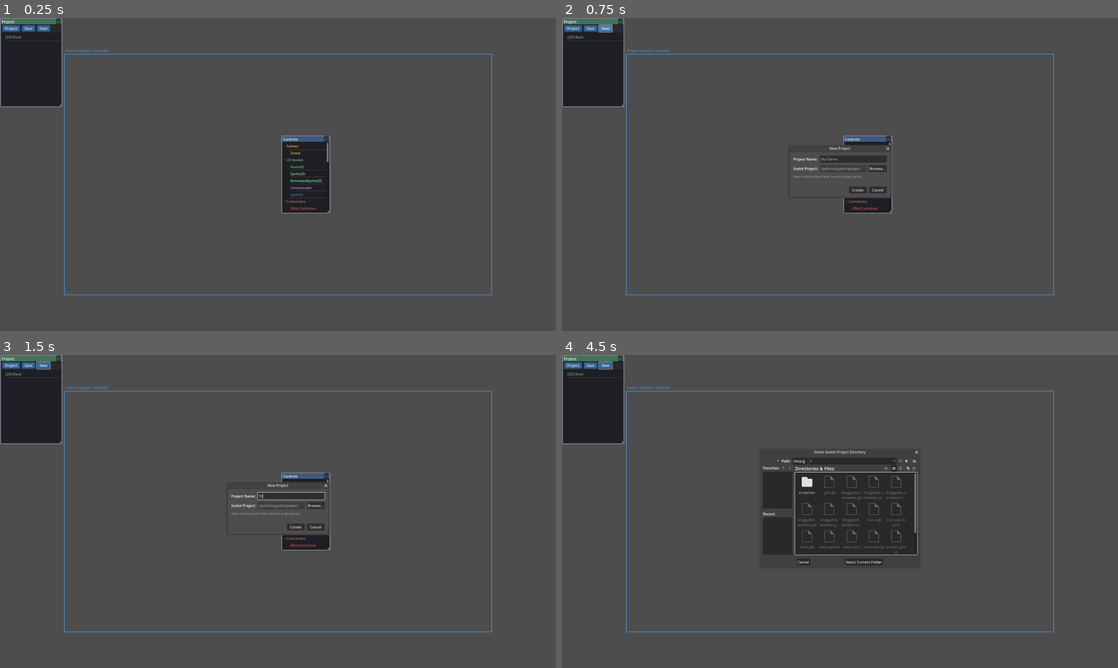
Above: before the commit, frames 1-4 (two rows, left to right).
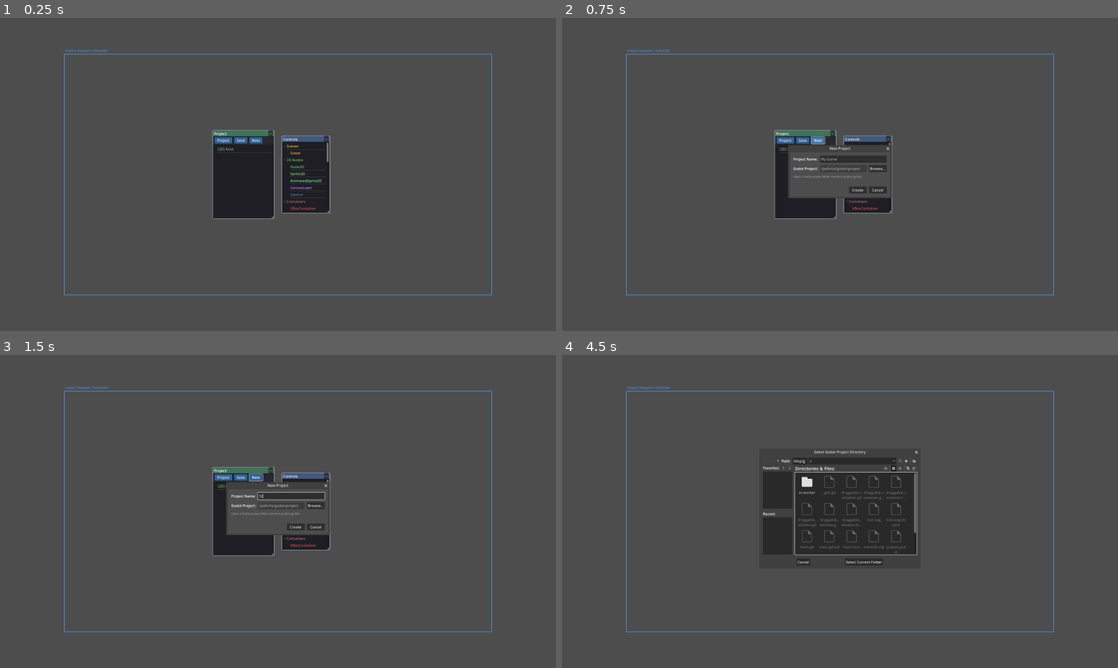
Above: after the commit, the same moments.

Repository: Zycroft/GameGen
Game: Godot game, scene res://main.tscn
The game is run twice, just before and just after one commit, with the same random seed, the same clock (stepped at 60 frames per second) and the same inputs.
Inputs (mouse positions are in pixels of both pictures, inside the frame that each line leads up to):
- Up to frame 1 (0.25 s): no input
- Up to frame 2 (0.75 s): click "New" at 0.5 s
- Up to frame 3 (1.5 s): click (289, 495) at 1.27 s; type "12" at 1.35 s
- Up to frame 4 (4.5 s): click "New" at 2 s; click "−" at 2.75 s; click "Project" at 3.5 s; click "Browse..." at 4.25 s

The runs differ from the first frame. In frame 1, 6.3% of the frame differs, in the area x 0-50%, y 0-65%; in frame 2, 4.8%; in frame 3, 4.8%; in frame 4, 3.2%.

Commit message:
Auto-open project selection dialog on startup
- Automatically fetch projects from DynamoDB on startup
- Show project selection dialog once projects are loaded
- Add deferred toolbar repositioning to ensure proper centering

🤖 Generated with [Claude Code](https://claude.com/claude-code)

Co-Authored-By: Claude Opus 4.5 <noreply@anthropic.com>

Diff:
--- a/main.gd
+++ b/main.gd
@@ -50,6 +50,9 @@
 
 	# Create scene hierarchy panel
 	_create_scene_hierarchy()
+
+	# Reposition toolbars after everything is set up
+	call_deferred("_position_toolbars")
 
 
 func _create_viewport_frame() -> void:
--- a/scene_hierarchy.gd
+++ b/scene_hierarchy.gd
@@ -212,6 +212,9 @@
 
 	_load_anthropic_config()
 
+	# Automatically fetch projects and show selection dialog on startup
+	call_deferred("_fetch_projects_from_dynamodb")
+
 
 func _load_anthropic_config() -> void:
 	var config_file = FileAccess.open("res://config.json", FileAccess.READ)
